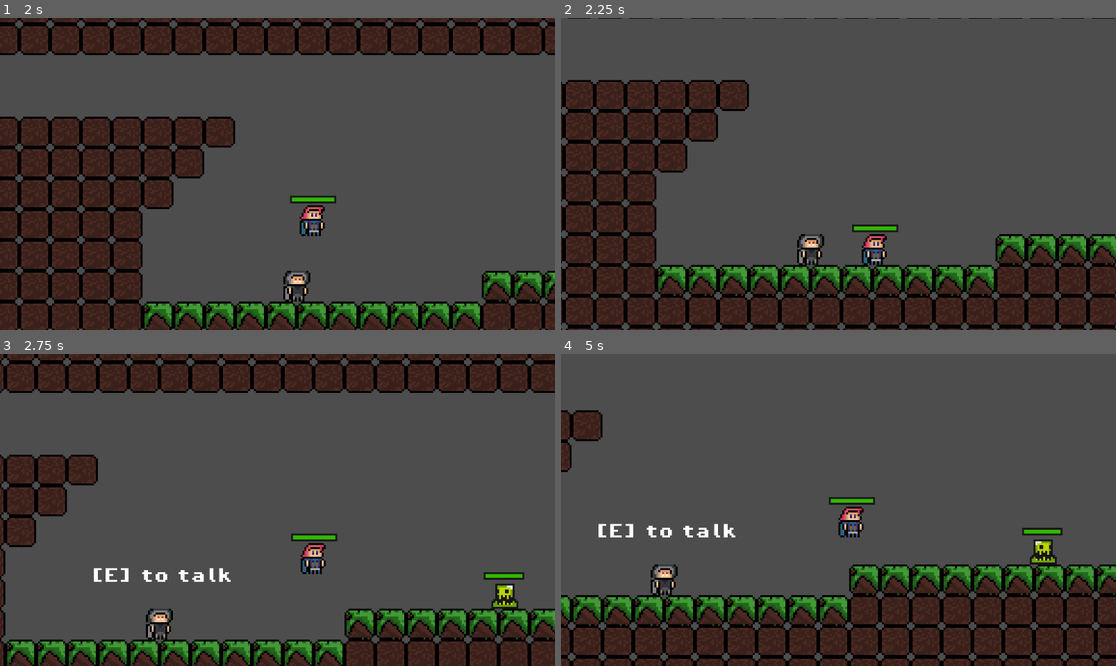
Above: before the commit, frames 1-4 (two rows, left to right).
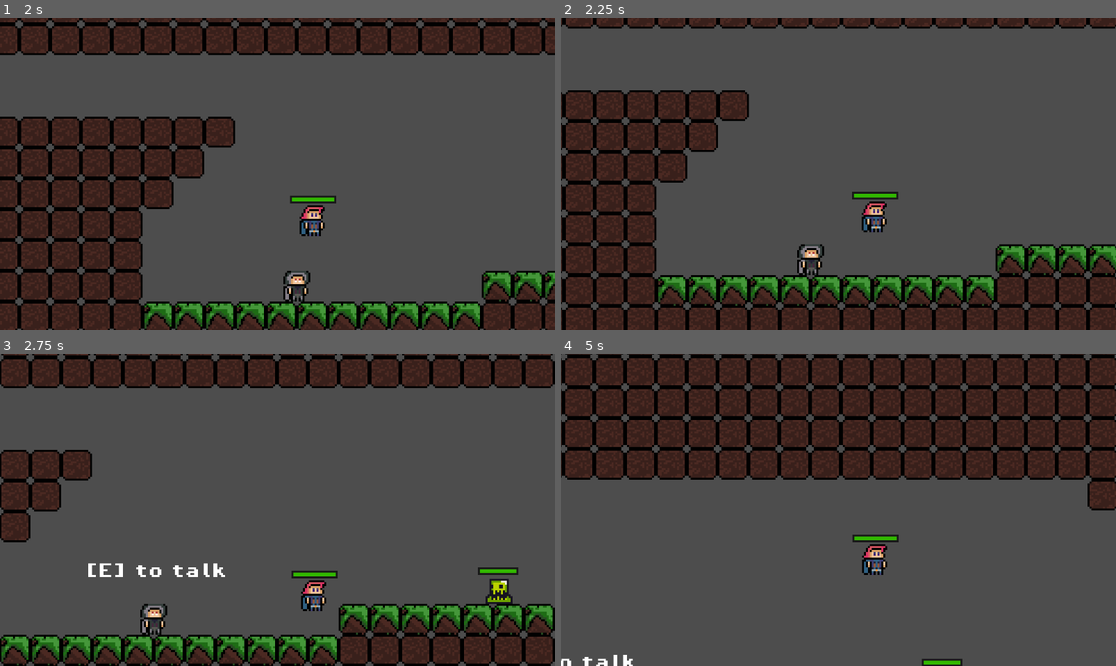
Above: after the commit, the same moments.

Repository: eoBattisti/agnosia
Game: Godot game, scene res://scenes/menu/main_menu.tscn
Two runs of this game, one before a commit and one after it. Both use one fixed random seed, a clock stepped at 60 frames per second and the inputs below.
Inputs:
- Up to frame 1 (2 s): click "Start Game" at 0.5 s; hold D (move_right) from 1.28 s (still down); tap J (attack) at 1.35 s; tap W (jump) at 1.52, 1.55, 1.82 s
- Up to frame 2 (2.25 s): keep holding D (move_right); tap W (jump) at 2.1 s
- Up to frame 3 (2.75 s): keep holding D (move_right); tap W (jump) at 2.27, 2.57 s; tap J (attack) at 2.3 s
- Up to frame 4 (5 s): release D (move_right) at 2.78 s; hold A (move_left) 2.78-3.53 s; hold E (advance_dialog) 2.78-3.53 s; tap W (jump) at 3.05, 3.77, 4.07, 4.52, 4.55, 4.82 s; hold D (move_right) from 3.53 s (still down); tap J (attack) at 3.6 s; tap K (counter_dash) at 4.35 s

Frame 1 is identical in both runs. In frame 2, 22% of the frame differs, in the area x 0-100%, y 0-100%; in frame 3, 20%; in frame 4, 67%.

Commit message:
feat: add jump buffering

Diff:
--- a/scenes/player.tscn
+++ b/scenes/player.tscn
@@ -227,6 +227,10 @@
 wait_time = 0.1
 one_shot = true
 
+[node name="JumpBuffer" type="Timer" parent="MovementStateMachine"]
+wait_time = 0.1
+one_shot = true
+
 [node name="AttackStateMachine" type="Node" parent="." node_paths=PackedStringArray("starting_state")]
 script = ExtResource("3_lxx7u")
 starting_state = NodePath("AttackIdleState")
--- a/scripts/state_machine/states/fall.gd
+++ b/scripts/state_machine/states/fall.gd
@@ -8,6 +8,7 @@
 @export var wall_friction: float = 0
 @export var wall_jump_time: float = 0.5
 @onready var coyote_timer = $"../CoyoteTimer"
+@onready var jump_buffer = $"../JumpBuffer"
 
 var can_jump = true
 var wall_jump_timer: float
@@ -17,6 +18,14 @@
 	coyote_timer.start()
 	wall_jump_timer = wall_jump_time
 
+func process_input(event: InputEvent) -> State:
+
+	if !coyote_timer.is_stopped() and get_jump():
+		jump_state.enter()
+	else:
+		jump_buffer.start()
+	return null
+
 func process_physics(delta: float) -> State:
 	parent.velocity.y += gravity * delta
 
@@ -24,11 +33,9 @@
 
 	if movement != 0:
 		animations.flip_h = movement < 0
+
 	parent.velocity.x = movement
 	parent.move_and_slide()
-
-	if !coyote_timer.is_stopped() and get_jump():
-		jump_state.enter()
 
 	if parent.is_on_wall_only():
 		if get_jump() and can_jump:
@@ -36,6 +43,10 @@
 			jump_state.enter()
 		else:
 			parent.velocity.y = min(parent.velocity.y, wall_friction)
+
+	if parent.is_on_floor() and !jump_buffer.is_stopped():
+		jump_buffer.stop()
+		jump_state.enter()
 
 	if parent.is_on_floor():
 		if movement != 0:
